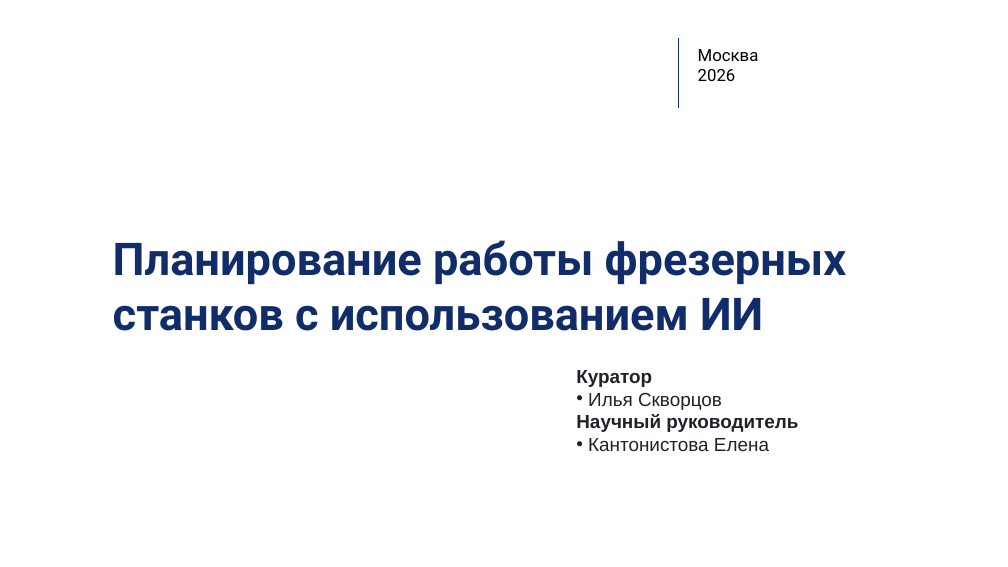
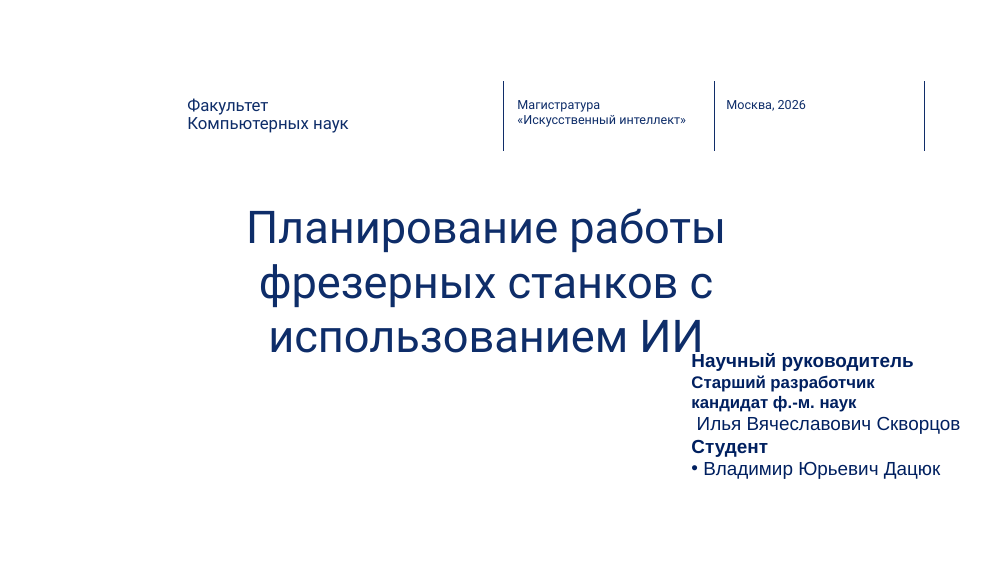
Before and after one commit to wizardkpb80/vkr, a slide deck: slide 1 of docs/ВКР_Дацюк.pptx. Drawn at 1008x567 pixels with LibreOffice and Linux fonts; fonts in the diff are those of the drawing; background and template pictures are left out. Boxes give left, top, right and bottom in pixels: in the first picture for what was removed or moved away, otherwise in the second. Text is boxed around its words. In the diff, an @@ line names an element or a change of style, - is before the commit and + after.

```diff
--- a/docs/ВКР_Дацюк.pptx
+++ b/docs/ВКР_Дацюк.pptx
@@ line removed from (678, 39) to (678, 108) @@
@@ line added from (504, 82) to (504, 151), #102D69 1 pt @@
@@ line added from (715, 82) to (715, 151), #102D69 1 pt @@
@@ line added from (925, 82) to (925, 151), #102D69 1 pt @@
@@ text added at (187,98,349,133), 16 pt, text #0E2D69 @@
+Факультет
+Компьютерных наук
@@ text added at (517,100,686,127), 12 pt, text #0E2D69 @@
+Магистратура
+«Искусственный интеллект»
@@ text at (726,100,806,111): text changed; size 16 to 12 pt; text colour #000000 to #0E2D69 @@
-Москва
-2026
+Москва, 2026
@@ title "Планирование работы фрезерных станков с ...": place and size @@
-title "Планирование работы фрезерных станков с ..." at (113,240,847,331)
+title "Планирование работы фрезерных станков с ..." at (246,208,726,363)
@@ title "Планирование работы фрезерных станков с ..." at (246,208,726,363): text colour #102D69 to #0E2D69, bold off; alignment left to centre @@
@@ text added at (691,353,961,479), 18 pt, text #002060, bold @@
+Научный руководитель
+Старший разработчик
+кандидат ф.-м. наук
+Илья Вячеславович Скворцов
+Студент
+• Владимир Юрьевич Дацюк
@@ text removed at (576,370,798,451) @@
-Куратор
-• Илья Скворцов
-Научный руководитель
-• Кантонистова Елена
```
Also in this commit, not shown: 5 other slides changed, 13 slides added, 11 slides removed, 3 other files.
